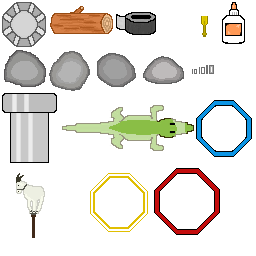
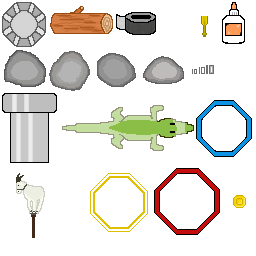
Before/after of a 256 x 256 layered artwork. What changed in the layer stack:
added layer "Ellipse 1" above "Layer 11" over (x1=233, y1=195, x2=246, y2=208)
